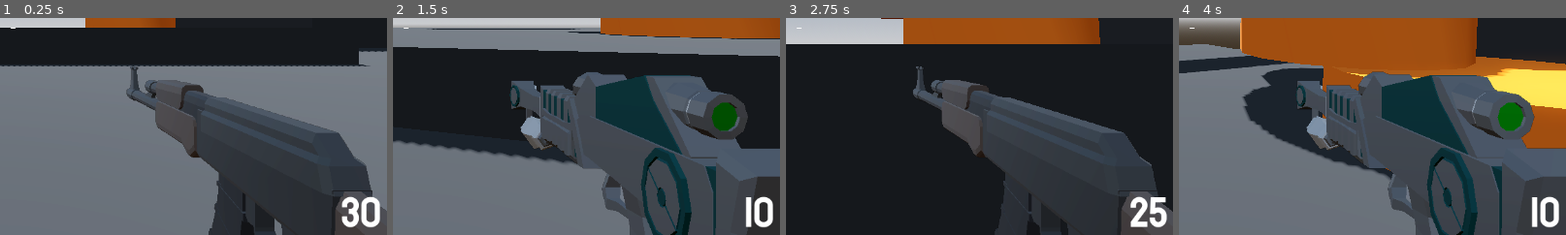
Above: before the commit, frames 1-4 (left to right).
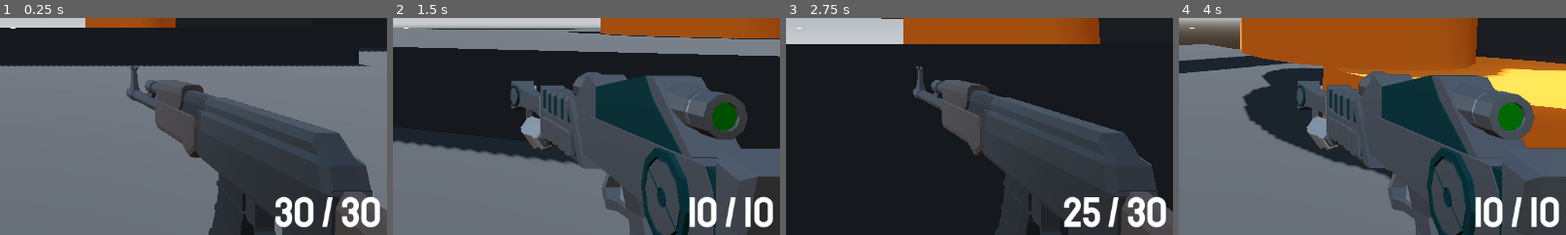
Above: after the commit, the same moments.

Repository: ivdobry/retro-fps
Game: Godot game, scene res://levels/sandbox.tscn
Two runs of this game, one before a commit and one after it. Both use one fixed random seed, a clock stepped at 60 frames per second and the inputs below.
Inputs (mouse positions are % of the whole screen's width and height, from its top left):
- Up to frame 1 (0.25 s): no input
- Up to frame 2 (1.5 s): tap Enter at 0.5 s; move the mouse to (55, 50) at 0.52 s; press the mouse at (55, 50) at 0.53 s; hold W (move_forward) from 0.53 s (still down); tap Space (jump) at 0.77 s; move the mouse to (45, 50) at 1.27 s; release the mouse at (45, 50) at 1.28 s; tap Mouse wheel down (last_weapon) at 1.35 s
- Up to frame 3 (2.75 s): keep holding W (move_forward); tap Space (jump) at 1.52 s; move the mouse to (52, 48) at 2.02 s; hold Mouse wheel up (next_weapon) from 2.03 s (still down)
- Up to frame 4 (4 s): keep holding W (move_forward); tap Space (jump) at 2.75, 3.02, 3.77 s; move the mouse to (49, 52) at 2.77 s; release Mouse wheel up (next_weapon) at 2.78 s; tap 1 (weapon_1) at 2.85 s; move the mouse to (57, 51) at 3.52 s; hold 2 (weapon_2) from 3.53 s (still down)
The pictures show only the part of the screen within x 50-100%, y 48-98%; the shares and areas given below are measured in that part.

The runs differ from the first frame. In frame 1, 1.1% of the frame differs, in the area x 71-86%, y 82-97%; in frame 2, 1.0%; in frame 3, 1.8%, in the area x 71-99%, y 82-97%; in frame 4, 1.0%.

Commit message:
Add max ammo label.

Diff:
--- a/player/ammo_handler.gd
+++ b/player/ammo_handler.gd
@@ -8,9 +8,14 @@
 	SMALL_BULLET
 }
 
-var ammo_storage := {
+var max_ammo := {
 	ammo_type.BULLET: 10,
 	ammo_type.SMALL_BULLET: 30
+}
+
+var ammo_storage := {
+	ammo_type.BULLET: max_ammo[ammo_type.BULLET],
+	ammo_type.SMALL_BULLET: max_ammo[ammo_type.SMALL_BULLET]
 }
 
 func has_ammo(type: ammo_type) -> bool:
@@ -22,4 +27,4 @@
 		update_ammo_label(type)
 
 func update_ammo_label(type: ammo_type) -> void:
-	ammo_label.text = str(ammo_storage[type])
+	ammo_label.text = str(ammo_storage[type]) + " / " + str(max_ammo[type])
